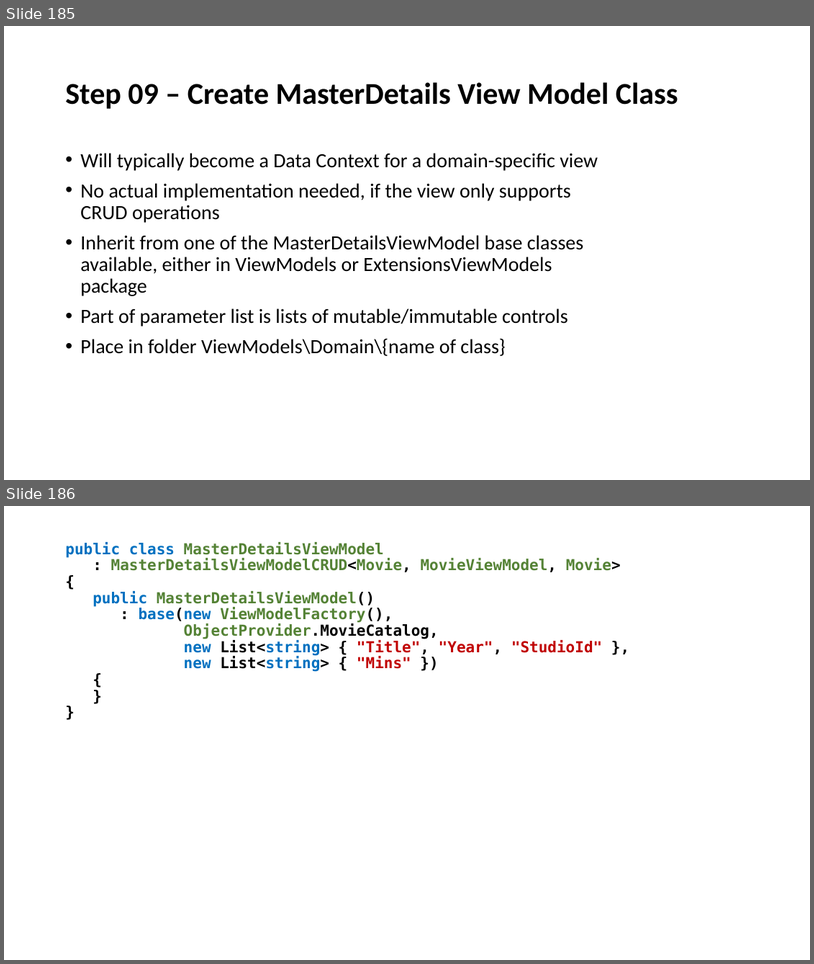
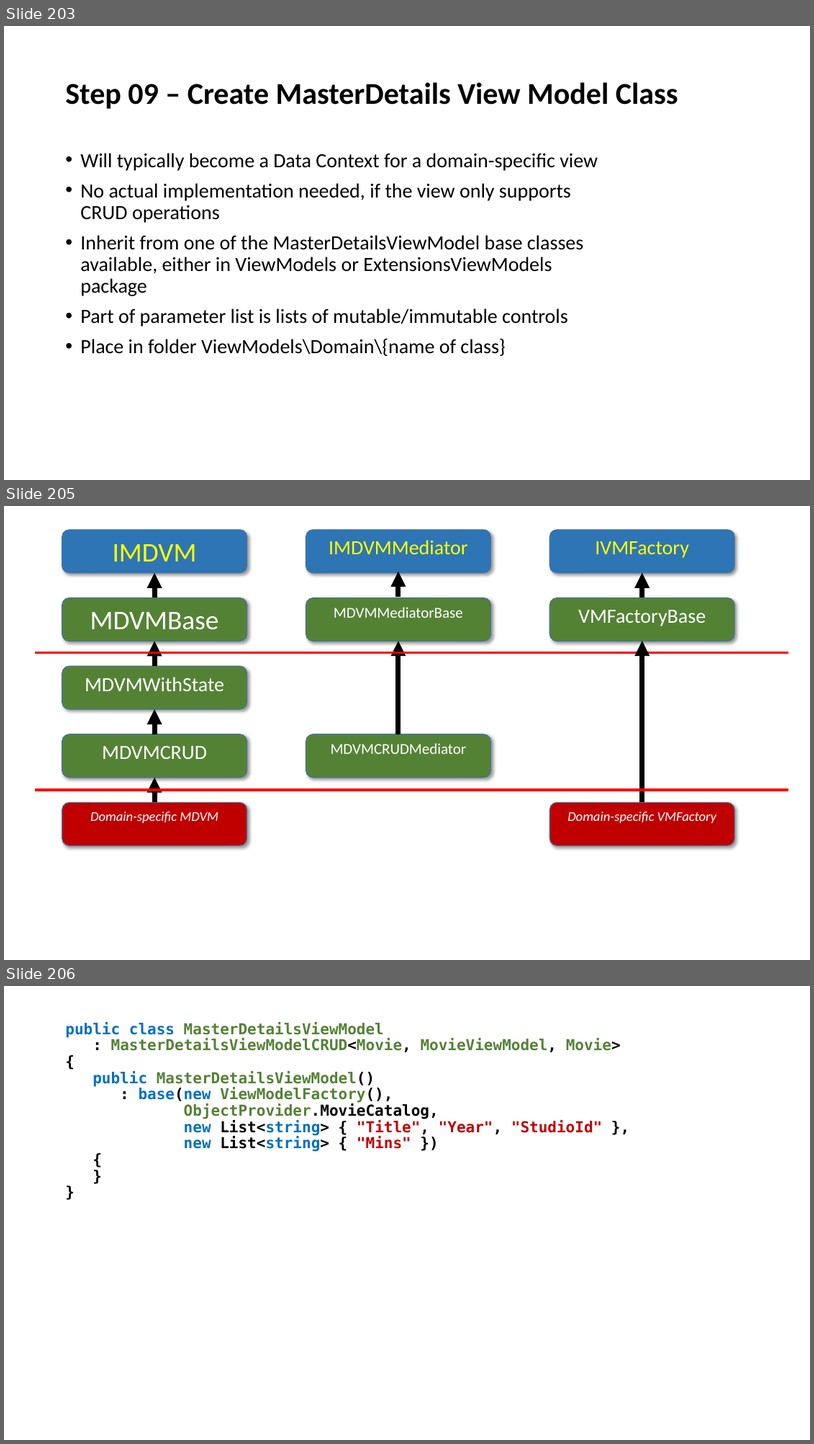
Before and after one commit to perl-easj/Teaching-materials, a slide deck: CSharpProgramming/Presentations/MVVMStarter Class Library.pptx. Shown one above the other, each under a label of ours: slides 185 and 186 before the commit, slides 203, 205 and 206 after it; the slides between them are not shown. The pictures are 814x964 and 814x1444 pixels, drawn with LibreOffice and Linux fonts; fonts in the diff are those of the drawing. Boxes give left, top, right and bottom in pixels: in the first picture for what was removed or moved away, otherwise in the second. Text is boxed around its words. In the diff, an @@ line names an element or a change of style, - is before the commit and + after.

```diff
--- a/CSharpProgramming/Presentations/MVVMStarter Class Library.pptx
+++ b/CSharpProgramming/Presentations/MVVMStarter Class Library.pptx
@@ slide 205 added at (4, 506, 810, 960), background #FFFFFF @@
@@ rounded rectangle added at (62, 530, 247, 572), fill #2E75B6, outline #43739E 1 pt, 32 pt, text #FFFF00 @@
+IMDVM
@@ rounded rectangle added at (306, 530, 491, 572), fill #2E75B6, outline #43739E 1 pt, 24 pt, text #FFFF00 @@
+IMDVMMediator
@@ rounded rectangle added at (550, 530, 736, 572), fill #2E75B6, outline #43739E 1 pt, 24 pt, text #FFFF00 @@
+IVMFactory
@@ arrow added from (154, 598) to (154, 573), #000000 6 pt @@
@@ arrow added from (399, 597) to (399, 572), #000000 6 pt @@
@@ arrow added from (643, 598) to (643, 573), #000000 6 pt @@
@@ rounded rectangle added at (62, 598, 247, 641), fill #548235, outline #43739E 1 pt, 32 pt, text #FFFFFF @@
+MDVMBase
@@ rounded rectangle added at (306, 598, 491, 641), fill #548235, outline #43739E 1 pt, 18 pt, text #FFFFFF @@
+MDVMMediatorBase
@@ rounded rectangle added at (550, 598, 736, 641), fill #548235, outline #43739E 1 pt, 24 pt, text #FFFFFF @@
+VMFactoryBase
@@ line added from (35, 652) to (790, 652), #FF0000 3 pt @@
@@ arrow added from (154, 666) to (154, 641), #000000 6 pt @@
@@ arrow added from (399, 734) to (399, 641), #000000 6 pt @@
@@ arrow added from (643, 803) to (643, 641), #000000 6 pt @@
@@ rounded rectangle added at (62, 666, 247, 708), fill #548235, outline #43739E 1 pt, 24 pt, text #FFFFFF @@
+MDVMWithState
@@ arrow added from (154, 734) to (154, 709), #000000 6 pt @@
@@ rounded rectangle added at (62, 734, 247, 777), fill #548235, outline #43739E 1 pt, 24 pt, text #FFFFFF @@
+MDVMCRUD
@@ rounded rectangle added at (306, 734, 491, 777), fill #548235, outline #43739E 1 pt, 18 pt, text #FFFFFF @@
+MDVMCRUDMediator
@@ arrow added from (154, 803) to (154, 777), #000000 6 pt @@
@@ line added from (35, 790) to (790, 790), #FF0000 3 pt @@
@@ rounded rectangle added at (62, 803, 247, 845), fill #C00000, outline #43739E 1 pt, 16 pt, text #FFFFFF, italic @@
+Domain-specific MDVM
@@ rounded rectangle added at (550, 803, 736, 845), fill #C00000, outline #43739E 1 pt, 16 pt, text #FFFFFF, italic @@
+Domain-specific VMFactory
@@ what was slide 185 is now slide 203 @@
@@ what was slide 186 is now slide 206 @@
```
Also in this commit, not shown: 8 slides changed, 20 other slides added, 1 slide removed, 2 other files.
